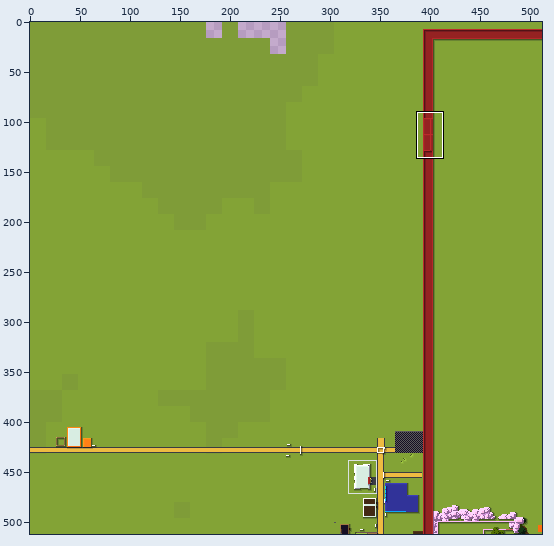
Edited in one commit: sprite sheet (tiles/-2,-2.png). Above: a wide view before the commit, with the close-up outlined.
Close-up. The starting point:
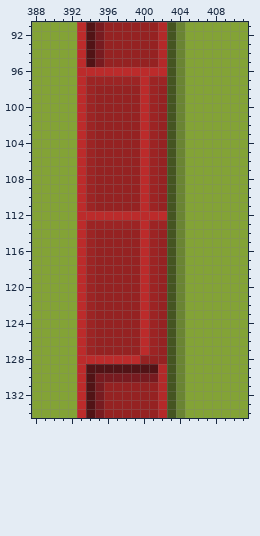
The file is 512x512 pixels. Colours within 5 levels of each other are drawn and written as one. Shown: x 388..411, y 91..134. The commit also changed other parts of the picture, which this record leaves out.
After the commit:
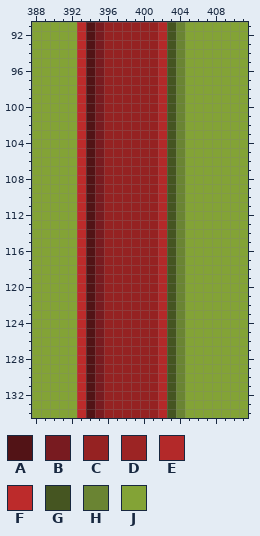
Palette (. is transparent): A #521316  B #781b20  C #952222  D #9c2424  E #b32929  F #bc2b2b  G #455521  H #6a8433  J #83a336
Changes in this commit:
The author changed colour D to colour A in rows 97 to 111 at x 394; in rows 113 to 127 at x 394.
The author changed colour F to colour A in row 96 at x 394; in row 112 at x 394; in row 128 at x 394.
The author changed colour A to colour B in row 129 at x 395.
The author changed colour C to colour B in rows 98 to 111 at x 395; in rows 114 to 127 at x 395.
The author changed colour D to colour B in row 97 at x 395; in row 113 at x 395.
The author changed colour F to colour B in row 96 at x 395; in row 112 at x 395; in row 128 at x 395.
The author changed colour A to colour C in row 129 at x 396 to 401.
The author changed colour B to colour C in row 130 at x 396 to 401.
The author changed colour D to colour C in row 97 at x 396 to 399 and 401; in rows 98 to 111 at x 401; in row 113 at x 396 to 399 and 401; in rows 114 to 127 at x 401.
The author changed colour F to colour C in row 96 at x 396 to 401; in rows 97 to 111 at x 400; in row 112 at x 396 to 401; in rows 113 to 127 at x 400; in row 128 at x 396 to 399.
The author changed colour C to colour E in rows 98 to 111 at x 402; in rows 114 to 128 at x 402.
The author changed colour D to colour E in row 97 at x 402; in row 113 at x 402.
The author changed colour F to colour E in row 96 at x 402; in row 112 at x 402.
